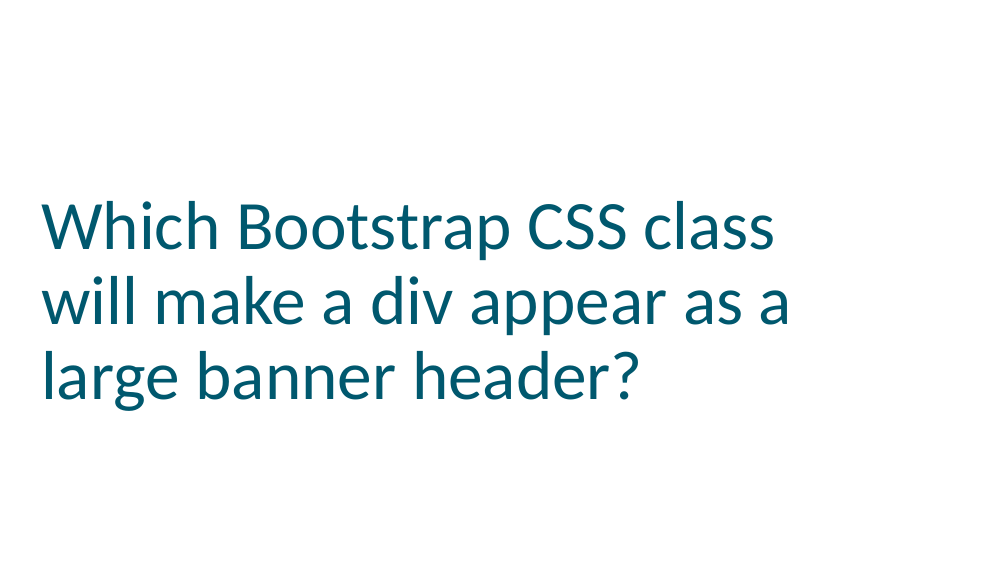
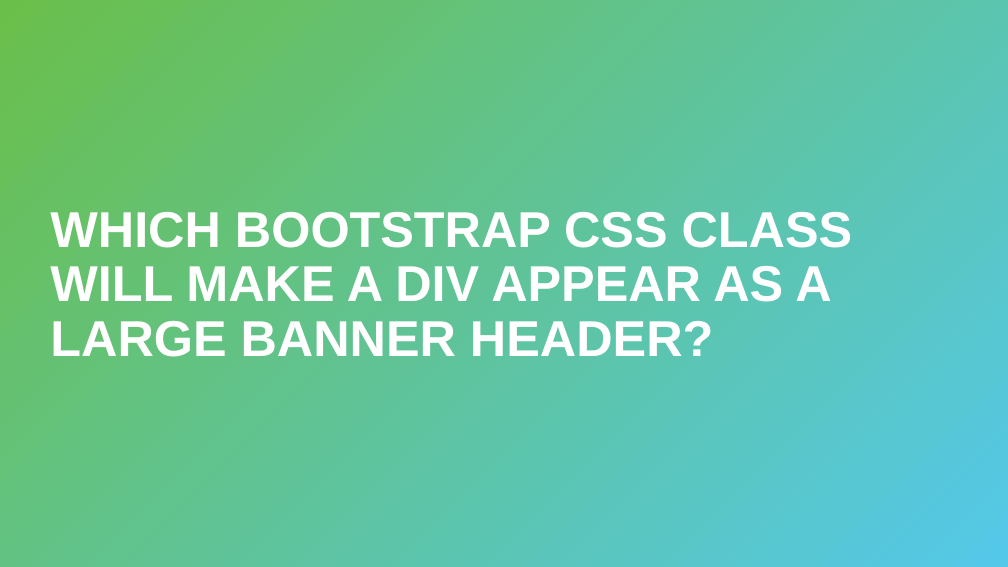
Before and after one commit to hytechclub/web-101, a slide deck: slide 14 of Week10/ReviewGame.pptx. Drawn at 1008x567 pixels with LibreOffice and Linux fonts; fonts in the diff are those of the drawing; background and template pictures are left out. Boxes give left, top, right and bottom in pixels: in the first picture for what was removed or moved away, otherwise in the second. Text is boxed around its words. In the diff, an @@ line names an element or a change of style, - is before the commit and + after.

```diff
--- a/Week10/ReviewGame.pptx
+++ b/Week10/ReviewGame.pptx
@@ rectangle added at <box>0,0,1008,567</box>, fill gradient #6ABF4B to #54C8E8 @@
@@ title "WHICH BOOTSTRAP CSS CLASS WILL ..." at <box>50,212,853,357</box>: vertical alignment top to middle @@
@@ title at <box>50,212,853,357</box>: text changed; size 66 to 48 pt; font Calibri to Arial; text colour #00586E to #FFFFFF; bold on @@
-Which Bootstrap CSS class will make a div appear as a large banner header?
+WHICH BOOTSTRAP CSS CLASS WILL MAKE A DIV APPEAR AS A LARGE BANNER HEADER?
```
Also in this commit, not shown: 21 other slides changed.
